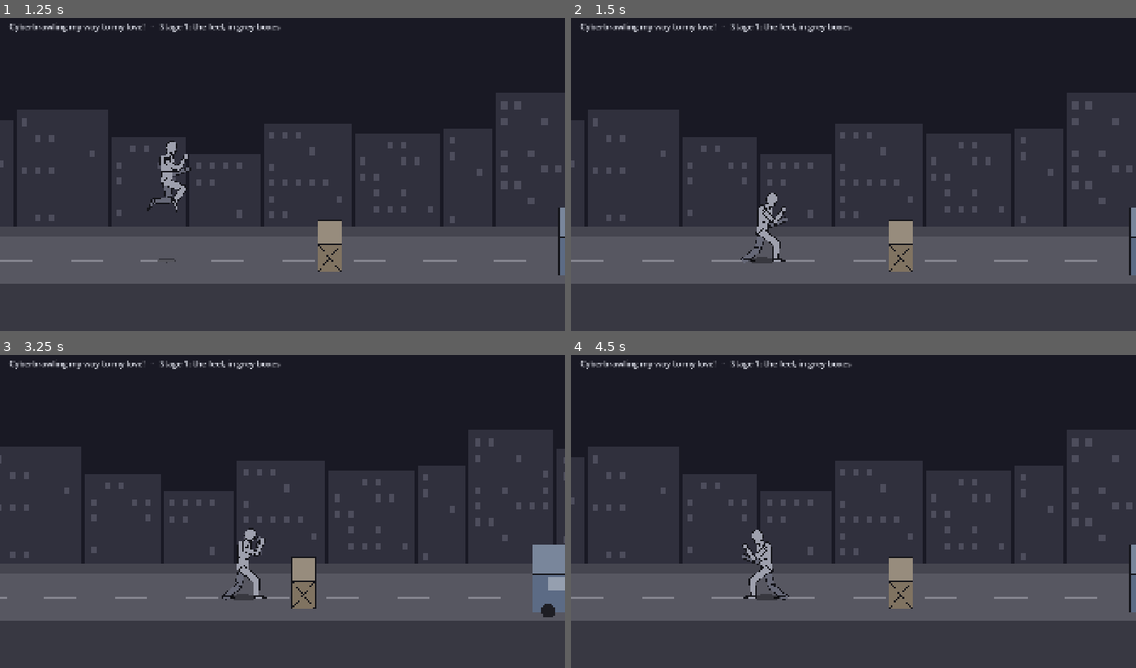
Above: before the commit, frames 1-4 (two rows, left to right).
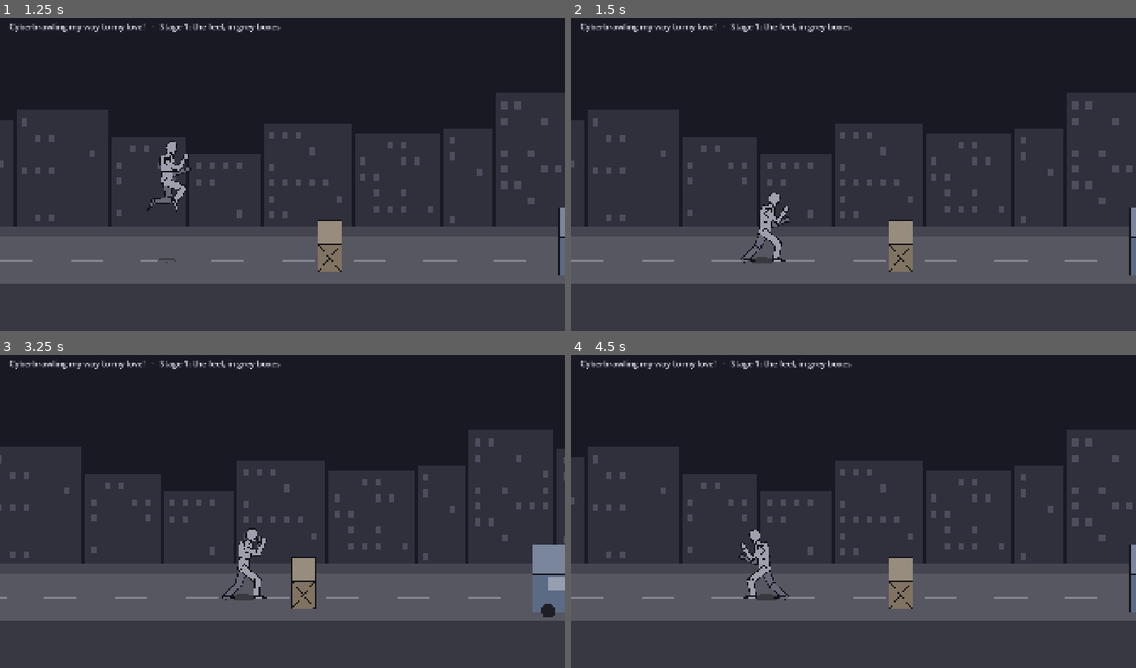
Above: after the commit, the same moments.

Repository: jetomev/cyberbrawling-my-way-to-my-love
Game: Godot game, scene res://scenes/main.tscn
The game is run twice, just before and just after one commit, with the same random seed, the same clock (stepped at 60 frames per second) and the same inputs.
Inputs (mouse positions are in pixels of both pictures, inside the frame that each line leads up to):
- Up to frame 1 (1.25 s): tap Enter at 0.5 s; move the mouse to (406, 155) at 0.52 s; hold Right (move_right) from 0.53 s (still down); hold L (block) from 0.53 s (still down); click (406, 155) at 0.67 s; tap Space (jump) at 0.77, 1.07 s; tap K (kick) at 0.8 s
- Up to frame 2 (1.5 s): release Right (move_right) at 1.25 s; release L (block) at 1.25 s; drag from (740, 187) to (825, 237) at 1.27 s
- Up to frame 3 (3.25 s): move the mouse to (339, 439) at 2.02 s; hold Right (move_right) 2.03-2.75 s; tap J (punch) at 2.1 s; tap Space (jump) at 2.3 s; drag from (254, 574) to (113, 461) at 2.77 s
- Up to frame 4 (4.5 s): move the mouse to (1023, 558) at 3.52 s; hold Left (move_left) 3.53-4.25 s; hold L (block) 3.53-4.25 s; tap Space (jump) at 3.77, 4.07 s; tap K (kick) at 3.8 s; drag from (684, 461) to (768, 430) at 4.27 s

Frame 1 is identical in both runs. In frame 2, 0.4% of the frame differs, in the area x 30-39%, y 55-79%; in frame 3, 0.3%; in frame 4, 0.4%, in the area x 29-38%, y 55-79%.

Commit message:
Stage 1: the landing carries the weight forward; no kneeling (D-26)
The landing strips still showed the back knee folding nearly to the street at
the deepest of the sink, and again walking on from it. Two causes: with both
feet fixed, dropping the hips folds the back leg whatever the heel does (and
lifting the heel only brought the ankle closer and bent it more); and the
shuffle's stride was longer than this stance reaches, so the hips dropped to
reach the trailing foot.

Now the weight goes forward onto the front leg as he sinks (he lands moving):
the front knee takes the bend, the back leg stays nearly straight (15 degrees
at the deepest, was 49). The shuffle is shorter (a 20-frame cycle, 8 in the
air). A heel rise is now at least the angle written, more if a straight leg
needs it; the cross drives at 0.5.

New guard: the back knee never drops toward the street in the guard, the walk
or the landing (at least 27 px up; the kneeling read at 14 to 25). Tried and
dropped: lifting the trailing heel in the walk kept the knee higher but let the
planted foot slide up to 1.5 px; the reviewers asked for feet that stay put.

Tests: 107 (was 106).

Javier & Claude

Co-Authored-By: Claude Opus 5.5 <noreply@anthropic.com>

Diff:
--- a/game/scripts/present/poses.gd
+++ b/game/scripts/present/poses.gd
@@ -95,9 +95,9 @@
 ## follows, the feet never pass each other and the stance never breaks. A cycle of WALK_CYCLE ticks; each foot spends
 ## WALK_STEP of them in the air and the rest planted, sliding back under the body at exactly the walking speed, so a
 ## planted foot stays put on the street.
-const WALK_CYCLE := 24
+const WALK_CYCLE := 20
 const WALK_EASE_IN := 4  # the first steps ease out of the guard
-const WALK_STEP := 10
+const WALK_STEP := 8
 const FORE_SHORT := 0.4  # a forearm pointing straight at the camera draws at 40% of its length
 ## How far into its start-up a strike is cocked (the wind-up moment). Most cock late (0.7), so the blow reads as a
 ## snap; the swinging ones cock early, so the swing round to the target lasts long enough to be seen.
@@ -114,10 +114,10 @@
 	# (it starts and ends at the plain guard, which is where every move ends, so nothing jumps between them)
 	"idle": [60, [0, {}], [15, {"hip_x": -6.0, "hip_turn": -2.0, "hip_y": 0.0, "torso": 9.0, "head": 9.0}],
 		[45, {"hip_x": 6.0, "hip_turn": 2.0, "hip_y": 4.0, "torso": 12.0, "head": 7.0}]],
-	"walk": [24, [0, {"feet": 1.0, "hip_y": 2.0, "hip_turn": -3.0, "torso": 12.0}],
-		[6, {"feet": 1.0, "hip_y": -2.0, "hip_turn": 0.0, "torso": 11.0}],
-		[12, {"feet": 1.0, "hip_y": 2.0, "hip_turn": 3.0, "torso": 12.0}],
-		[18, {"feet": 1.0, "hip_y": -2.0, "hip_turn": 0.0, "torso": 11.0}]],
+	"walk": [20, [0, {"feet": 1.0, "hip_y": 2.0, "hip_turn": -3.0, "torso": 12.0}],
+		[5, {"feet": 1.0, "hip_y": -2.0, "hip_turn": 0.0, "torso": 11.0}],
+		[10, {"feet": 1.0, "hip_y": 2.0, "hip_turn": 3.0, "torso": 12.0}],
+		[15, {"feet": 1.0, "hip_y": -2.0, "hip_turn": 0.0, "torso": 11.0}]],
 }
 
 ## One-shot states, keyed by named moments the tuning decides (see moment()). A strike runs wind-up, hit, hold,
@@ -151,8 +151,8 @@
 		["end", {}]],
 	"cross": [["start", {}],
 		["windup", {"cover_b": 0.0, "cover_f": 1.0, "turn": -20.0, "hip_x": -10.0, "hip_turn": -8.0, "arm_b_upper": -10.0, "arm_b_lower": -120.0, "torso": -2.0}],
-		["active", {"rise_b": 1.0, "cover_b": 0.0, "cover_f": 1.0, "turn": 50.0, "hip_x": 17.0, "hip_turn": 16.0, "arm_b_upper": -108.0, "arm_b_lower": 0.0, "torso": 32.0, "head": -16.0}],
-		["active_end", {"rise_b": 1.0, "cover_b": 0.0, "cover_f": 1.0, "turn": 50.0, "hip_x": 17.0, "hip_turn": 16.0, "arm_b_upper": -108.0, "arm_b_lower": 0.0, "torso": 32.0, "head": -16.0}],
+		["active", {"rise_b": 0.5, "cover_b": 0.0, "cover_f": 1.0, "turn": 50.0, "hip_x": 17.0, "hip_turn": 16.0, "arm_b_upper": -108.0, "arm_b_lower": 0.0, "torso": 32.0, "head": -16.0}],
+		["active_end", {"rise_b": 0.5, "cover_b": 0.0, "cover_f": 1.0, "turn": 50.0, "hip_x": 17.0, "hip_turn": 16.0, "arm_b_upper": -108.0, "arm_b_lower": 0.0, "torso": 32.0, "head": -16.0}],
 		["follow", {}],
 		["end", {}]],
 	"hook": [["start", {"cover_f": 0.0}],
@@ -345,8 +345,9 @@
 	var dip := sink_at(since)
 	out["hip_y"] = out.get("hip_y", 0.0) + dip
 	out["torso"] = out.get("torso", 0.0) + dip * 0.3  # the chest folds a little over the bent knees
-	# the back heel comes up as the weight drops, so the back leg stays long instead of folding to a kneel
-	out["rise_b"] = maxf(out.get("rise_b", 0.0), 0.7 * dip / SINK)
+	# the weight goes forward onto the front leg as it drops (he lands moving): the front knee takes the bend and the
+	# back leg stays long instead of folding to a kneel (lifting the back heel here only bent it more)
+	out["hip_x"] = out.get("hip_x", 0.0) + dip * 1.4
 	return out
 
 
@@ -400,7 +401,10 @@
 		var to := {}
 		var drop := 0.0
 		for side in ["f", "b"]:
-			to[side] = STANCE[side] + Vector2(pose.get("step_" + side, 0.0), -pose.get("lift_" + side, 0.0))
+			# a rising heel lifts the ankle off the ball of the foot, which stays on its spot
+			var tilt := deg_to_rad(90.0 * clampf(pose.get("rise_" + side, 0.0), 0.0, 1.0))
+			to[side] = STANCE[side] + Vector2(pose.get("step_" + side, 0.0) + FOOT_LENGTH * (1.0 - cos(tilt)),
+				-pose.get("lift_" + side, 0.0) - FOOT_LENGTH * sin(tilt))
 			# a stance stretched wider than a leg reaches: the hips drop just enough (they never drag a foot)
 			var span: float = BONES["leg_%s_upper" % side][3] + BONES["leg_%s_lower" % side][3] - 1.0
 			var tx: float = (to[side] as Vector2).x
@@ -511,6 +515,8 @@
 	# a rising heel ("rise_"). On one leg (no flat foot left) the whole body goes up onto its toes. Otherwise the leg
 	# drives straight: the ball of the foot stays put and the heel lifts just as far as a nearly straight leg needs
 	var all_rise := rising.size() == anchors.size() and not rising.is_empty()
+	if pose.get("feet", 0.0) > 0.5:
+		rising.clear()  # placed feet already stand on their toes where they rise
 	for side in rising:
 		var r := clampf(out["rise_" + side], 0.0, 1.0)
 		var a: Vector2 = anchors[side]
@@ -524,9 +530,13 @@
 		var reach: float = (BONES["leg_%s_upper" % side][3] + BONES["leg_%s_lower" % side][3]) * 0.97
 		var to_hip := joint - ball
 		var d := to_hip.length()
-		var lifted := a  # close enough to the hips to stand flat
+		# at the least, up on the ball of the foot by the angle "rise_" says (the weight coming onto the toes, as in
+		# a landing's crouch); more if the leg drives straight and needs it
+		var tilt := deg_to_rad(90.0 * r)
+		var lifted := Vector2(a.x + FOOT_LENGTH * (1.0 - cos(tilt)), a.y - FOOT_LENGTH * sin(tilt))
+		var tilted := lifted
 		if d >= reach + FOOT_LENGTH:
-			lifted = ball - Vector2(0, FOOT_LENGTH)  # too far even on the toes: up on them, the hips sink below
+			lifted = a.lerp(ball - Vector2(0, FOOT_LENGTH), r)  # too far even on the toes: up on them, the hips sink
 		elif d > reach - FOOT_LENGTH:
 			# the ankle sits a foot's length from the ball and a straight leg's length from the hip: where they meet
 			var along: float = (d * d + FOOT_LENGTH * FOOT_LENGTH - reach * reach) / (2.0 * d)
@@ -534,10 +544,10 @@
 			var dir := to_hip / d
 			var c1: Vector2 = ball + dir * along + Vector2(-dir.y, dir.x) * off
 			var c2: Vector2 = ball + dir * along - Vector2(-dir.y, dir.x) * off
-			lifted = c1 if c1.y < c2.y else c2
-			if lifted.y > a.y:
-				lifted = a
-		anchors[side] = a.lerp(lifted, r)
+			var straight: Vector2 = c1 if c1.y < c2.y else c2
+			if straight.y < tilted.y:
+				lifted = a.lerp(straight, r)
+		anchors[side] = lifted
 	# a leg too short for the shift: sink the hips just enough for it to reach (a fighter drops his weight)
 	for side in anchors:
 		var hip_end: Array = _end("hip", out)
--- a/game/tests/test_stance.gd
+++ b/game/tests/test_stance.gd
@@ -109,3 +109,21 @@
 		var hip: Vector2 = Poses._end("hip", b)[0]
 		var foot: Vector2 = ankle(b, "b")
 		check(absf(foot.x - hip.x) < 30.0, "%s: the standing foot has stepped up under the hips (%.0f px off)" % [m, foot.x - hip.x])
+
+
+func test_the_back_knee_never_drops_to_a_kneel() -> void:
+	# the first soft-landing build: at the deepest of the sink, and walking on, the back knee folded nearly to the
+	# street and read as kneeling
+	var t := Tuning.fresh()
+	var poses := []
+	for tt in 60:
+		poses.append(["idle@%d" % tt, Poses.angles("idle", tt, t)])
+	for tt in range(0, 2 * Poses.WALK_CYCLE):
+		poses.append(["walk@%d" % tt, Poses.angles("walk", tt, t)])
+	for s in Poses.LAND_SETTLE:
+		poses.append(["land+%d" % s, Poses.landing(Poses.angles("land" if s < t["land_ticks"] else "idle", s, t), s, 0.0, false)])
+		poses.append(["land-walk+%d" % s, Poses.landing(Poses.angles("walk", s, t), s, 0.0, false)])
+	for p in poses:
+		var b := Poses.bake(p[1], true)
+		var knee: Vector2 = Poses._end("leg_b_upper", b)[0]
+		check(-knee.y >= 27.0, "%s: the back knee stays well off the street (%.0f px up; kneeling read at 14 to 25)" % [p[0], -knee.y])
